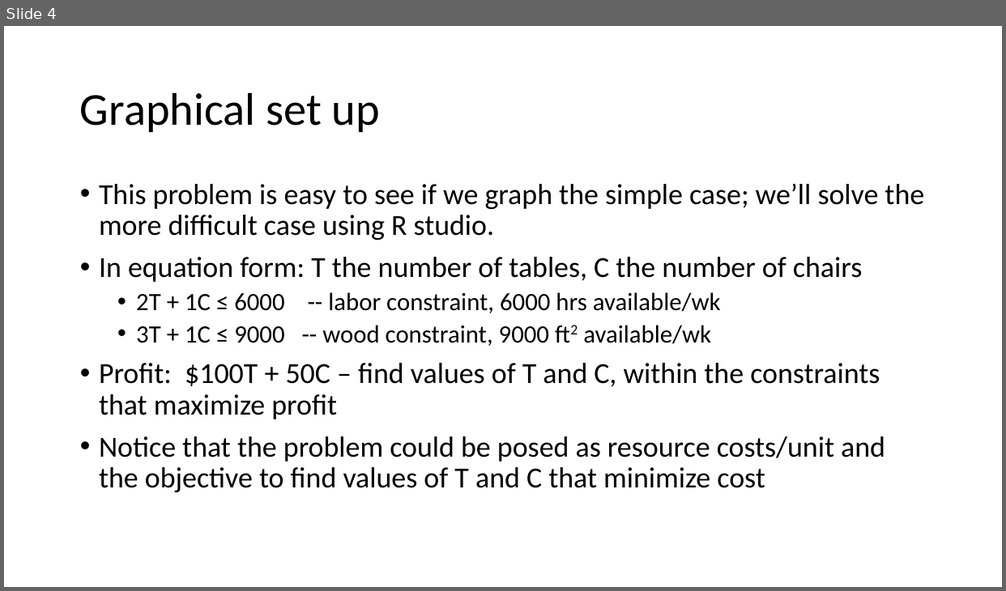
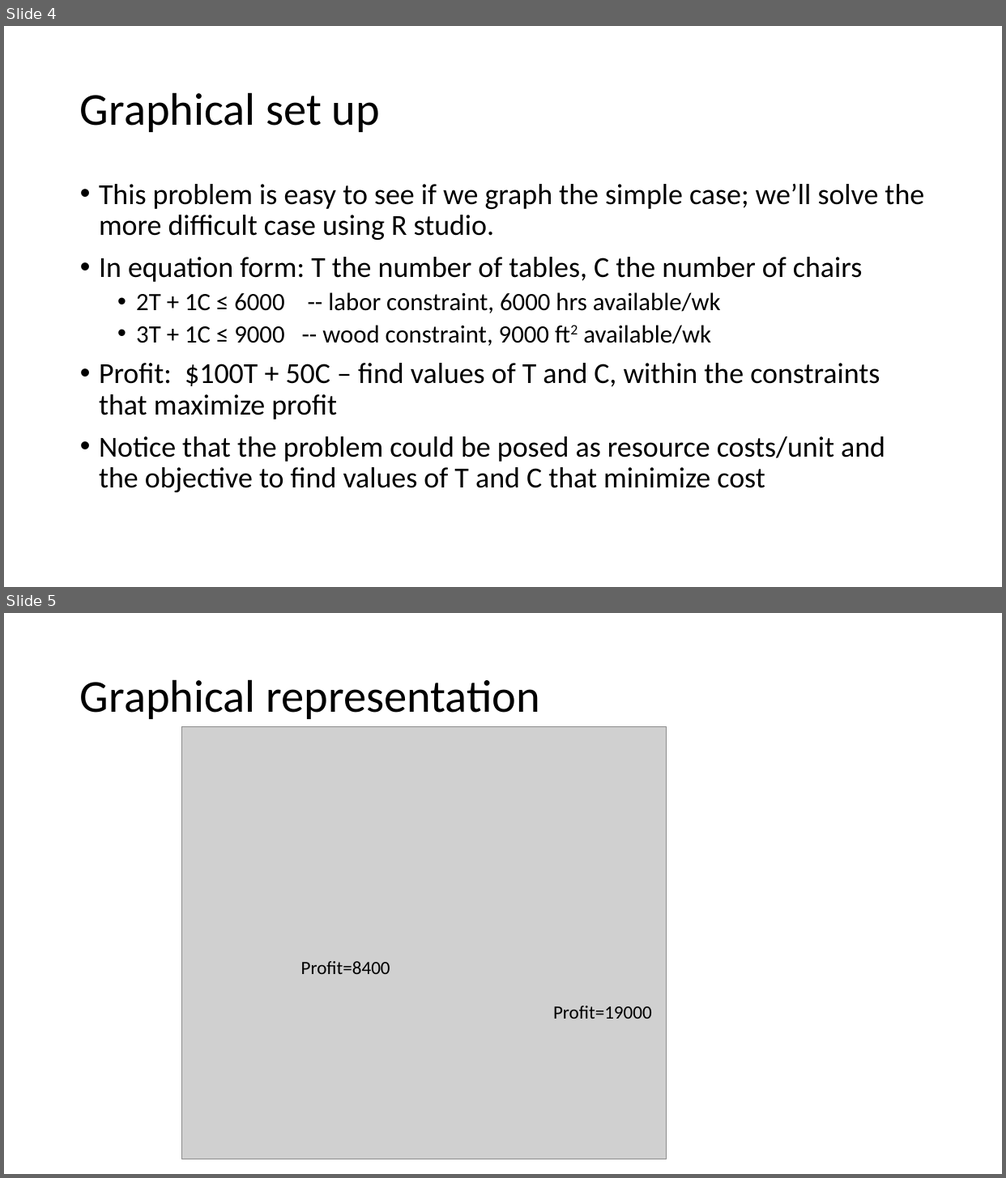
Before and after one commit to polkadottie26/linearProgramming, a slide deck: Introduction to Optimization.pptx. Shown one above the other, each under a label of ours: slide 4 before the commit, slides 4 and 5 after it. The pictures are 1006x591 and 1006x1178 pixels, drawn with LibreOffice and Linux fonts; fonts in the diff are those of the drawing; grey boxes stand for pictures. Boxes give left, top, right and bottom in pixels: in the first picture for what was removed or moved away, otherwise in the second. Text is boxed around its words. In the diff, an @@ line names an element or a change of style, - is before the commit and + after.

```diff
--- a/Introduction to Optimization.pptx
+++ b/Introduction to Optimization.pptx
@@ slide 5 added at (4,613,1002,1174), background #FFFFFF @@
@@ title added at (80,679,540,719), 44 pt, text #000000 @@
+Graphical representation
@@ picture added at (181,726,667,1160) @@
@@ text added at (301,961,390,974), 18 pt, text #000000 @@
+Profit=8400
@@ text added at (553,1006,652,1019), 18 pt, text #000000 @@
+Profit=19000
```
Also in this commit, not shown: 1 slide changed, 5 other slides added, 1 slide removed.
